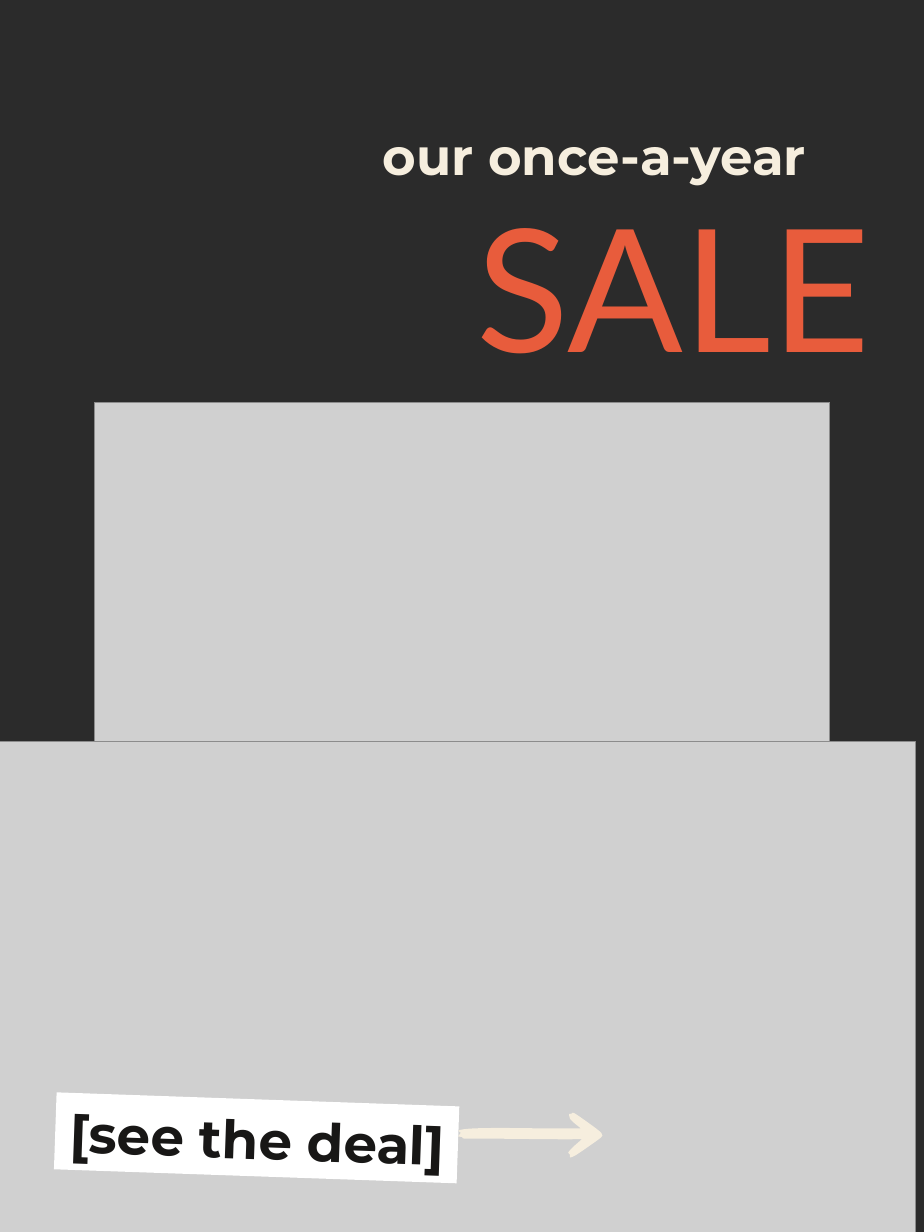
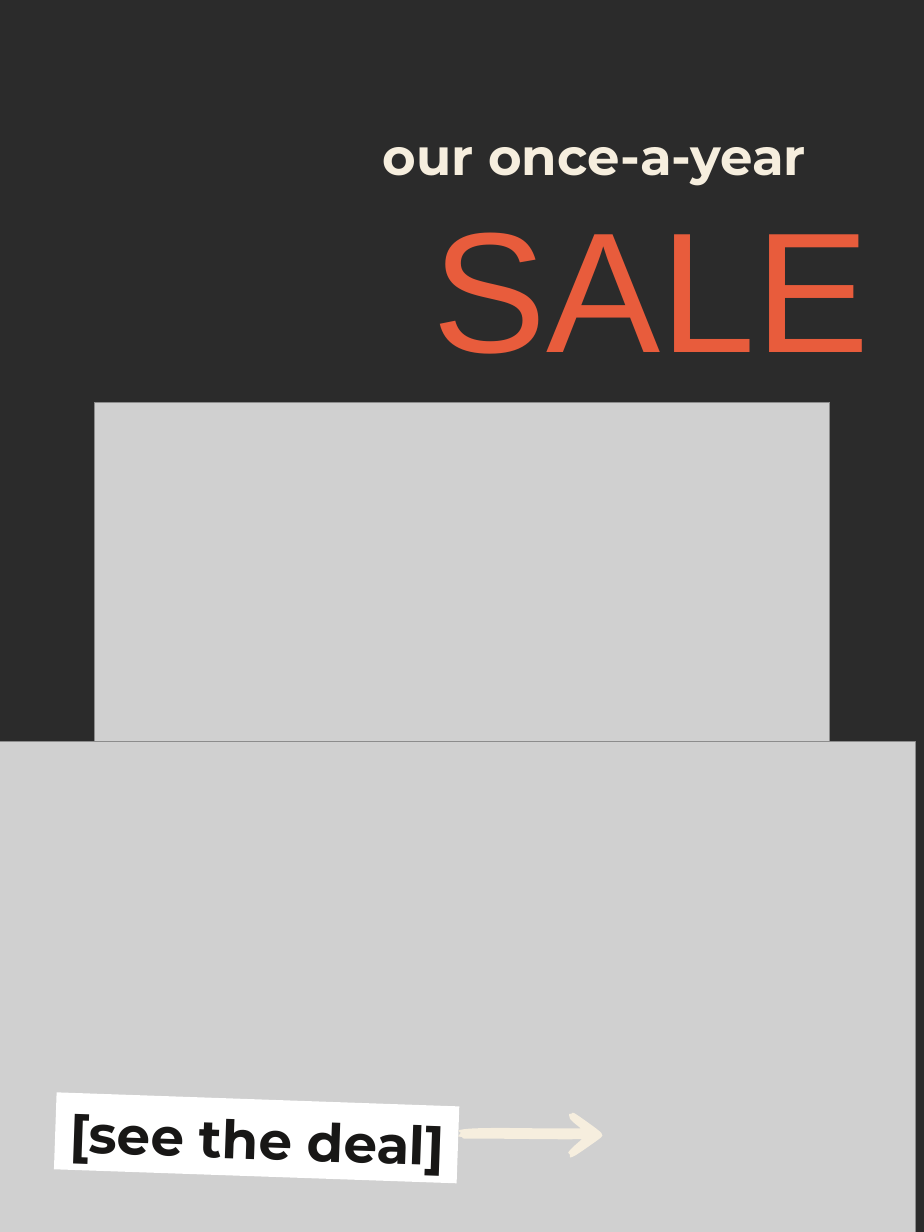
Before and after one commit to ScrollySocial/scrolly-engine, a slide deck: slide 2 of automation/reel-template-pack/halloween/h6-once-in-a-blood-moon/carousel/Template h6 - Once in a blood moon - Carousel.pptx. Drawn at 924x1232 pixels with LibreOffice and Linux fonts; fonts in the diff are those of the drawing; grey boxes stand for pictures; background and template pictures are left out; a plain dark background stands for a picture behind light text. Boxes give left, top, right and bottom in pixels: in the first picture for what was removed or moved away, otherwise in the second. Text is boxed around its words. In the diff, an @@ line names an element or a change of style, - is before the commit and + after.

```diff
--- a/automation/reel-template-pack/halloween/h6-once-in-a-blood-moon/carousel/Template h6 - Once in a blood moon - Carousel.pptx
+++ b/automation/reel-template-pack/halloween/h6-once-in-a-blood-moon/carousel/Template h6 - Once in a blood moon - Carousel.pptx
@@ text "SALE" at (433, 232, 870, 354): font Lato to Arial @@
```
Also in this commit, not shown: 4 other slides changed, 3 other files.
